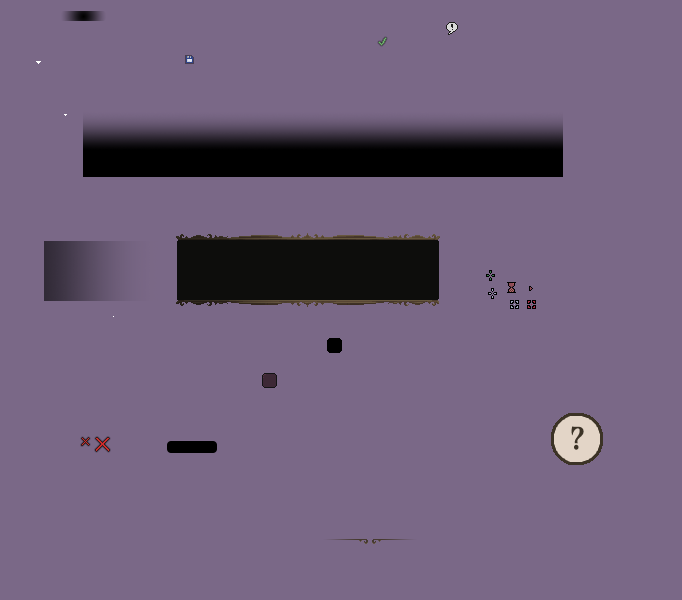
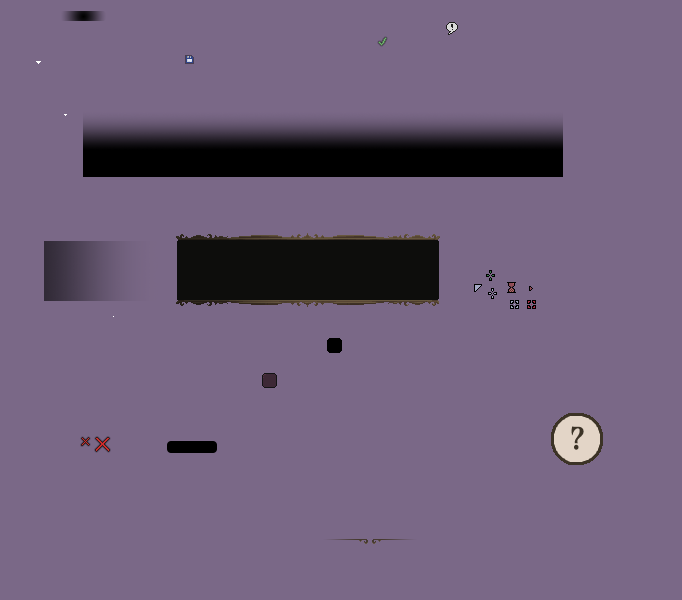
Layer changes from the first 682×600 image to the second:
added layer "MouseCursorArrow.png" in group "Mouse cursors" over [474, 284, 482, 292]
